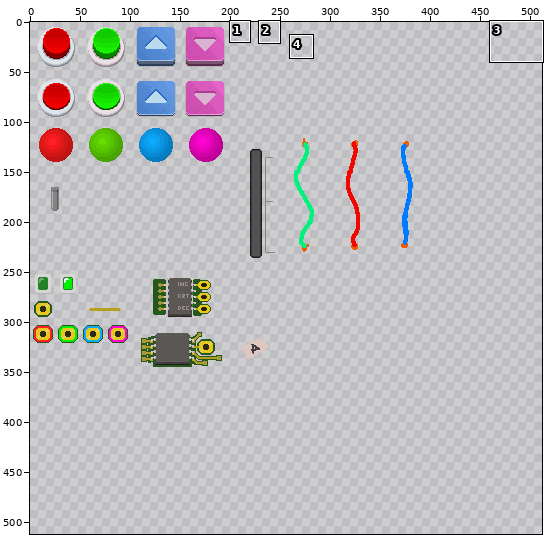
Two versions of one sprite sheet, GGJ20/Assets/_Game/UI/icons.png. The picture above shows the old version from afar; the outline marks the close-up.
Close-up. The starting point:
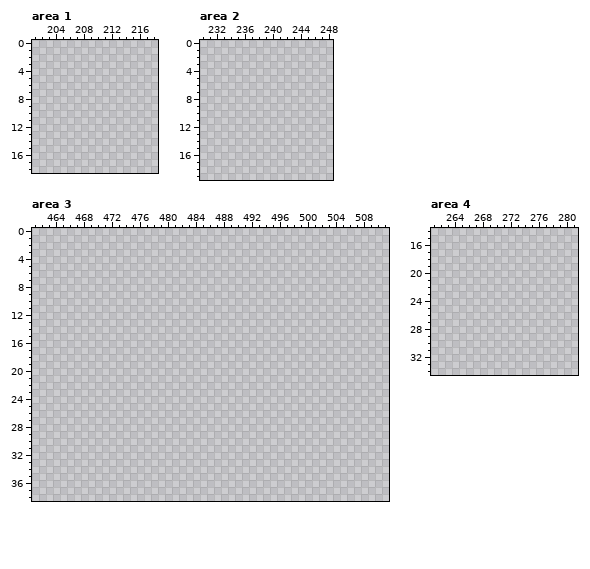
The file is 512x512 pixels. Pixels under 10% opacity are left out. Colours within 5 levels of each other are drawn and written as one. Shown: area 1: x 201..218, y 0..18; area 2: x 230..248, y 0..19; area 3: x 461..511, y 0..38; area 4: x 261..281, y 14..34. The commit also changed other parts of the picture, which this record leaves out.
After the commit:
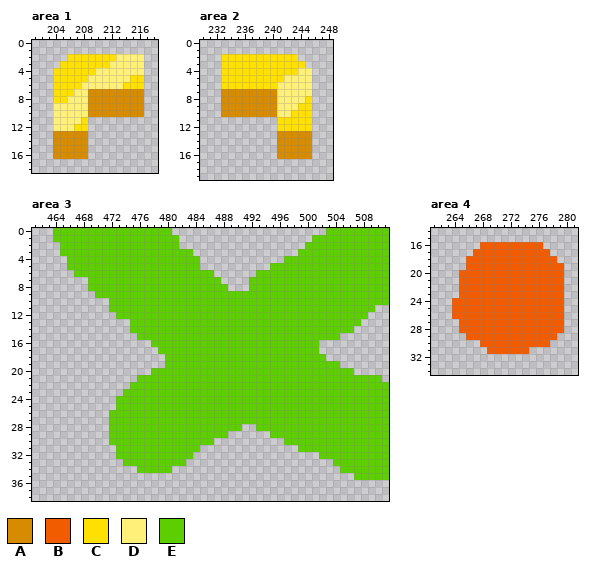
Palette (. is transparent): A #d78b00  B #f25c00  C #ffe000  D #fff079  E #5dce00
The exact change:
Area 1:
y 2: x 206..216 ........... -> CCCCCCCDDDD
y 3: x 205..216 ............ -> CCCCCCCDDDDD
y 4: x 204..216 ............. -> CCCCCCDDDDDDD
y 5: x 204..216 ............. -> CCCCCDDDDDDCC
y 6: x 204..216 ............. -> CCCCDDDDDDCCC
y 7: x 204..216 ............. -> CCCDDAAAAAAAA
y 8: x 204..216 ............. -> CCDDDAAAAAAAA
y 9..10: x 204..216 ............. -> DDDDDAAAAAAAA
y 11: x 204..208 ..... -> DDDDC
y 12: x 204..208 ..... -> DDDCC
y 13..16: x 204..208 ..... -> AAAAA
Area 2:
y 2: x 233..243 ........... -> CCCCCCCCCCC
y 3: x 233..244 ............ -> CCCCCCCCCCCC
y 4: x 233..245 ............. -> CCCCCCCCCCCDD
y 5: x 233..245 ............. -> CCCCCCCCCDDDD
y 6: x 233..245 ............. -> CCCCCCCCDDDDD
y 7: x 233..245 ............. -> AAAAAAAADDDDD
y 8: x 233..245 ............. -> AAAAAAAADDDDC
y 9: x 233..245 ............. -> AAAAAAAADDDCC
y 10: x 233..245 ............. -> AAAAAAAADDCCC
y 11..12: x 241..245 ..... -> CCCCC
y 13..16: x 241..245 ..... -> AAAAA
Area 3:
y 0: x 464..480 ................. -> EEEEEEEEEEEEEEEEE; x 503..511 ......... -> EEEEEEEEE
y 1: x 464..481 .................. -> EEEEEEEEEEEEEEEEEE; x 501..511 ........... -> EEEEEEEEEEE
y 2: x 465..481 ................. -> EEEEEEEEEEEEEEEEE; x 500..511 ............ -> EEEEEEEEEEEE
y 3: x 465..483 ................... -> EEEEEEEEEEEEEEEEEEE; x 499..511 ............. -> EEEEEEEEEEEEE
y 4: x 466..484 ................... -> EEEEEEEEEEEEEEEEEEE; x 497..511 ............... -> EEEEEEEEEEEEEEE
y 5: x 466..484 ................... -> EEEEEEEEEEEEEEEEEEE; x 495..511 ................. -> EEEEEEEEEEEEEEEEE
y 6: x 467..486 .................... -> EEEEEEEEEEEEEEEEEEEE; x 493..511 ................... -> EEEEEEEEEEEEEEEEEEE
y 7: x 469..487 ................... -> EEEEEEEEEEEEEEEEEEE; x 492..511 .................... -> EEEEEEEEEEEEEEEEEEEE
y 8: x 469..488 .................... -> EEEEEEEEEEEEEEEEEEEE; x 492..511 .................... -> EEEEEEEEEEEEEEEEEEEE
y 9: x 470..511 .......................................... -> EEEEEEEEEEEEEEEEEEEEEEEEEEEEEEEEEEEEEEEEEE
y 10: x 472..511 ........................................ -> EEEEEEEEEEEEEEEEEEEEEEEEEEEEEEEEEEEEEEEE
y 11: x 472..509 ...................................... -> EEEEEEEEEEEEEEEEEEEEEEEEEEEEEEEEEEEEEE
y 12: x 473..508 .................................... -> EEEEEEEEEEEEEEEEEEEEEEEEEEEEEEEEEEEE
y 13: x 475..507 ................................. -> EEEEEEEEEEEEEEEEEEEEEEEEEEEEEEEEE
y 14: x 475..506 ................................ -> EEEEEEEEEEEEEEEEEEEEEEEEEEEEEEEE
y 15: x 476..504 ............................. -> EEEEEEEEEEEEEEEEEEEEEEEEEEEEE
y 16: x 478..501 ........................ -> EEEEEEEEEEEEEEEEEEEEEEEE
y 17: x 479..501 ....................... -> EEEEEEEEEEEEEEEEEEEEEEE
y 18: x 480..502 ....................... -> EEEEEEEEEEEEEEEEEEEEEEE
y 19: x 480..504 ......................... -> EEEEEEEEEEEEEEEEEEEEEEEEE
y 20: x 478..506 ............................. -> EEEEEEEEEEEEEEEEEEEEEEEEEEEEE
y 21: x 476..510 ................................... -> EEEEEEEEEEEEEEEEEEEEEEEEEEEEEEEEEEE
y 22: x 475..511 ..................................... -> EEEEEEEEEEEEEEEEEEEEEEEEEEEEEEEEEEEEE
y 23: x 474..511 ...................................... -> EEEEEEEEEEEEEEEEEEEEEEEEEEEEEEEEEEEEEE
y 24..25: x 473..511 ....................................... -> EEEEEEEEEEEEEEEEEEEEEEEEEEEEEEEEEEEEEEE
y 26..27: x 472..511 ........................................ -> EEEEEEEEEEEEEEEEEEEEEEEEEEEEEEEEEEEEEEEE
y 28: x 472..490 ................... -> EEEEEEEEEEEEEEEEEEE; x 493..511 ................... -> EEEEEEEEEEEEEEEEEEE
y 29: x 472..488 ................. -> EEEEEEEEEEEEEEEEE; x 495..511 ................. -> EEEEEEEEEEEEEEEEE
y 30: x 472..486 ............... -> EEEEEEEEEEEEEEE; x 497..511 ............... -> EEEEEEEEEEEEEEE
y 31: x 473..484 ............ -> EEEEEEEEEEEE; x 499..511 ............. -> EEEEEEEEEEEEE
y 32: x 473..483 ........... -> EEEEEEEEEEE; x 502..511 .......... -> EEEEEEEEEE
y 33: x 474..482 ......... -> EEEEEEEEE; x 504..511 ........ -> EEEEEEEE
y 34: x 476..480 ..... -> EEEEE; x 505..511 ....... -> EEEEEEE
y 35: x 507..511 ..... -> EEEEE
Area 4:
y 16: x 268..276 ......... -> BBBBBBBBB
y 17: x 267..277 ........... -> BBBBBBBBBBB
y 18: x 266..278 ............. -> BBBBBBBBBBBBB
y 19: x 266..279 .............. -> BBBBBBBBBBBBBB
y 20..23: x 265..279 ............... -> BBBBBBBBBBBBBBB
y 24..26: x 264..279 ................ -> BBBBBBBBBBBBBBBB
y 27..28: x 265..279 ............... -> BBBBBBBBBBBBBBB
y 29: x 266..278 ............. -> BBBBBBBBBBBBB
y 30: x 268..277 .......... -> BBBBBBBBBB
y 31: x 269..274 ...... -> BBBBBB
Changed places in both close-ups, as pixel boxes (x1, y1, x2, y2):
added: (53, 54, 144, 159)
added: (221, 54, 312, 159)
added: (53, 228, 389, 480)
added: (452, 242, 564, 354)
